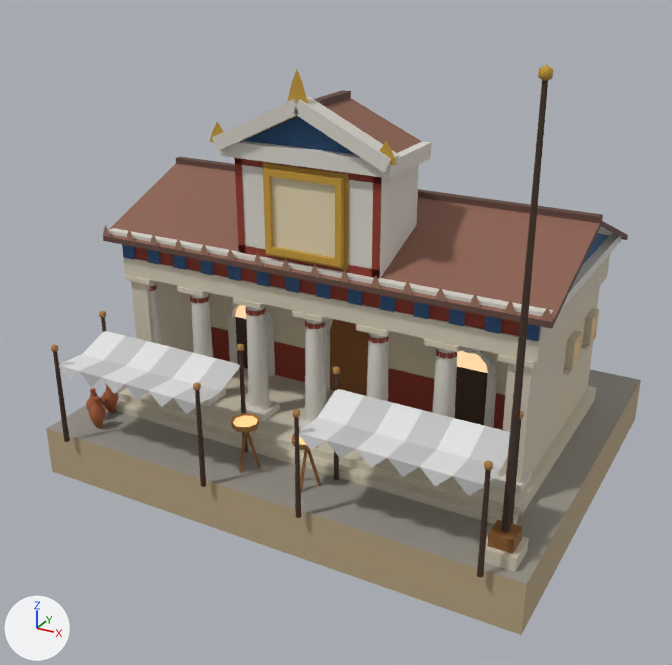
Renders of the glTF model public/harbour/civic/harbour-office-ethereum.glb from each side of a commit.
Both versions are drawn from a 50 mm camera at (16.0, -31.2, 19.1) aimed at (-0.2, -1.7, 4.4). Every picture has the same lights, and +X, +Y and +Z are marked at lower left. The older version comes first. Where no turn or scale is listed for an object, it has been applied to the vertices. Vertices at exactly the same position are counted once.

Script lines for the objects in view, before the commit:
```python
me_crest_panel = bpy.data.meshes.new('crest_panel')
me_crest_panel.from_pydata(...)  # 4 vertices, 2 faces; spans x -1.3..1.3, y 0.0, z -1.3..1.3
me_crest_panel.materials.append(mat_hb_crest)
me_office_body = bpy.data.meshes.new('office_body')
me_office_body.from_pydata(...)  # 1886 vertices, 2392 faces; spans x -10.0..10.0, y -8.2..8.2, z -8.7..8.7
me_office_body.materials.append(mat_hb_opaque)
me_office_body_awning = bpy.data.meshes.new('office_body_awning')
me_office_body_awning.from_pydata(...)  # 54 vertices, 60 faces; spans x -8.6..8.6, y -1.4..1.4, z -0.5..0.5
me_office_body_awning.materials.append(mat_hb_cover)
ob_awning = bpy.data.objects.new('awning', me_office_body_awning)
ob_awning.location = (0.0, -6.95, 3.72)
ob_crest_panel = bpy.data.objects.new('crest_panel', me_crest_panel)
ob_crest_panel.location = (0.0, -4.27, 9.8)
ob_office_body = bpy.data.objects.new('office_body', me_office_body)
ob_office_body.location = (0.0, -0.21, 7.16)
```
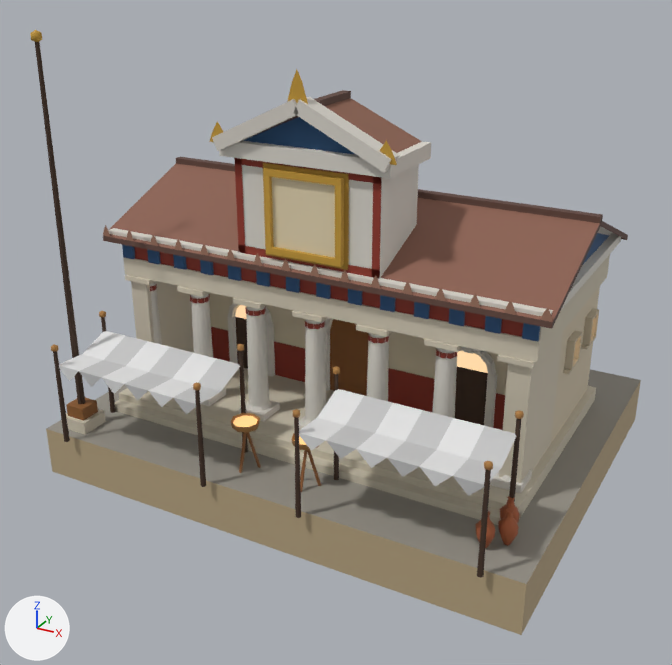
Where the change shows, as pixel boxes [x1, y1, x2, y2] in the pictures (672 x 665 px; the box of a moved part takes in the faces that stretch with it):
'office_body', reshaped
    before: [46, 64, 641, 635]
    after: [30, 30, 641, 635]
part 1 of me_office_body, moved or reshaped
    before: [86, 388, 103, 411]
    after: [498, 508, 519, 546]
part 2 of me_office_body, moved or reshaped
    before: [89, 396, 106, 428]
    after: [475, 511, 496, 548]
part 3 of me_office_body, moved or reshaped
    before: [102, 384, 118, 413]
    after: [500, 496, 520, 523]
part 4 of me_office_body, moved or reshaped
    before: [484, 536, 529, 572]
    after: [66, 409, 106, 434]
part 5 of me_office_body, moved or reshaped
    before: [487, 520, 523, 554]
    after: [66, 397, 98, 421]
part 6 of me_office_body, moved or reshaped
    before: [501, 80, 548, 533]
    after: [35, 42, 85, 404]
part 7 of me_office_body, moved or reshaped
    before: [538, 64, 553, 81]
    after: [30, 30, 42, 42]

The edits, one by one:
me_office_body has 1886 vertices, 2392 faces and spans x -10.0..10.0, y -8.2..8.2, z -8.7..8.7.
me_office_body is used by ob_office_body; location (0.0, -0.21, 7.16).
me_office_body part 1: the loose piece of 37 vertices spanning x -9.1..-8.5, y -6.5..-5.9, z -6.7..-5.3 is moved by (17.6, 0.0, 0.0).
me_office_body part 2: the loose piece of 37 vertices spanning x -8.5..-7.9, y -7.0..-6.4, z -6.7..-5.3 is moved by (16.4, 0.0, 0.0).
me_office_body part 3: the loose piece of 37 vertices spanning x -8.9..-8.3, y -5.8..-5.2, z -6.7..-5.3 is moved by (17.2, 0.0, 0.0).
me_office_body part 4: the loose piece of 8 vertices spanning x 8.3..9.5, y -7.4..-6.2, z -6.7..-6.2 is moved by (-17.8, 0.0, 0.0).
me_office_body part 5: the loose piece of 8 vertices spanning x 8.5..9.3, y -7.2..-6.4, z -6.2..-5.7 is moved by (-17.8, 0.0, 0.0).
me_office_body part 6: the loose piece of 12 vertices spanning x 8.7..9.1, y -6.9..-6.7, z -5.7..8.3 is moved by (-17.8, 0.0, 0.0).
me_office_body part 7: the loose piece of 14 vertices spanning x 8.7..9.1, y -7.0..-6.6, z 8.2..8.7 is moved by (-17.8, 0.0, 0.0).
